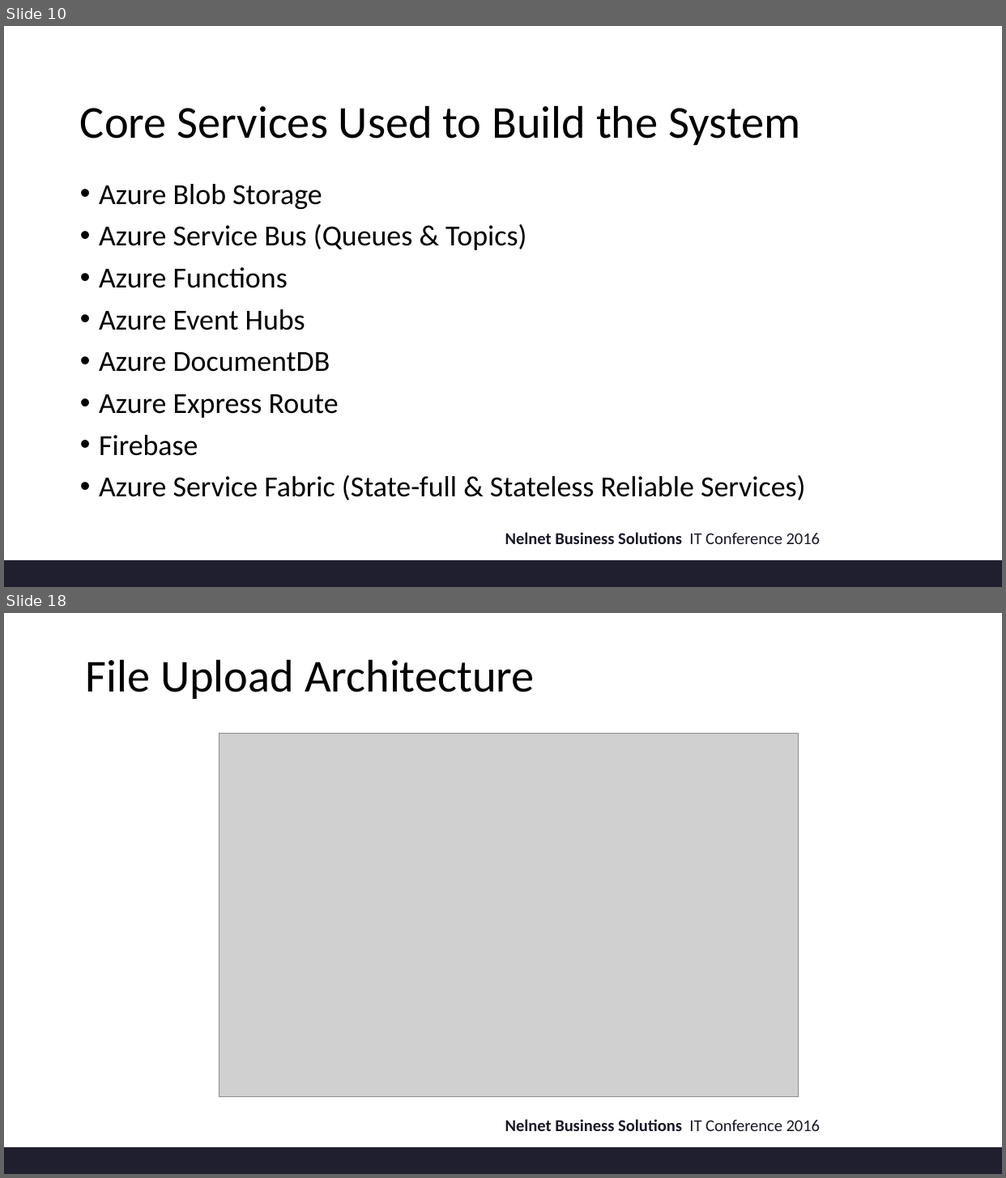
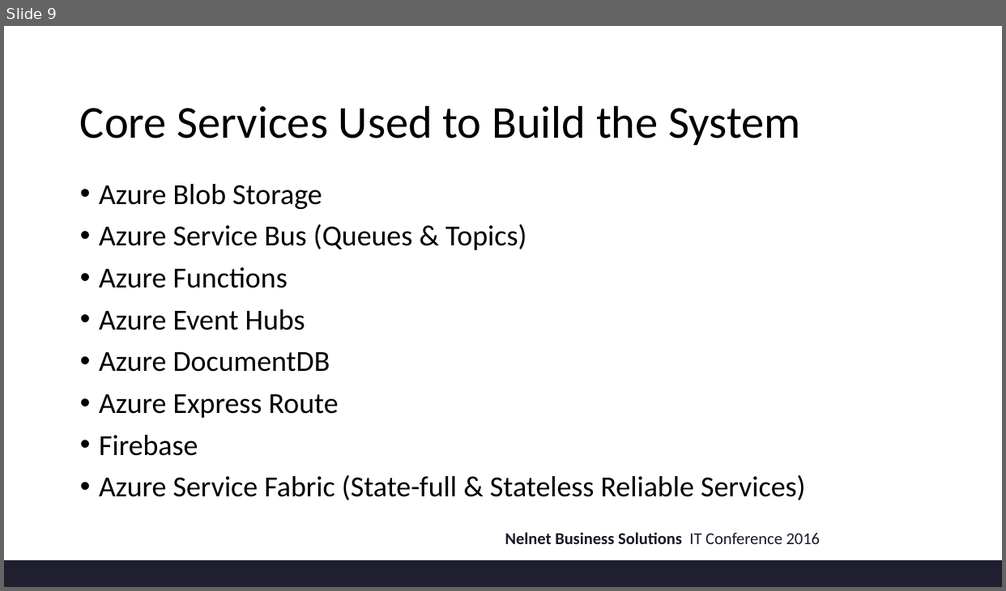
Before and after one commit to rwebrown/ITConference, a slide deck: NBS_IT_FINAL.pptx. Shown one above the other, each under a label of ours: slides 10 and 18 before the commit, slide 9 after it; the slides between them are not shown. The pictures are 1006x1178 and 1006x591 pixels, drawn with LibreOffice and Linux fonts; fonts in the diff are those of the drawing; grey boxes stand for pictures; background and template pictures are left out. Boxes give left, top, right and bottom in pixels: in the first picture for what was removed or moved away, otherwise in the second. Text is boxed around its words. In the diff, an @@ line names an element or a change of style, - is before the commit and + after.

```diff
--- a/NBS_IT_FINAL.pptx
+++ b/NBS_IT_FINAL.pptx
@@ slide 18 removed at [4, 613, 1002, 1174], background #FFFFFF; not listed: 2 template elements that a slide beside it also shows @@
@@ title removed at [86, 659, 535, 699] @@
-File Upload Architecture
@@ picture removed at [219, 734, 799, 1097] @@
@@ what was slide 10 is now slide 9 @@
```
Also in this commit, not shown: 1 slide changed, 11 other slides removed.
